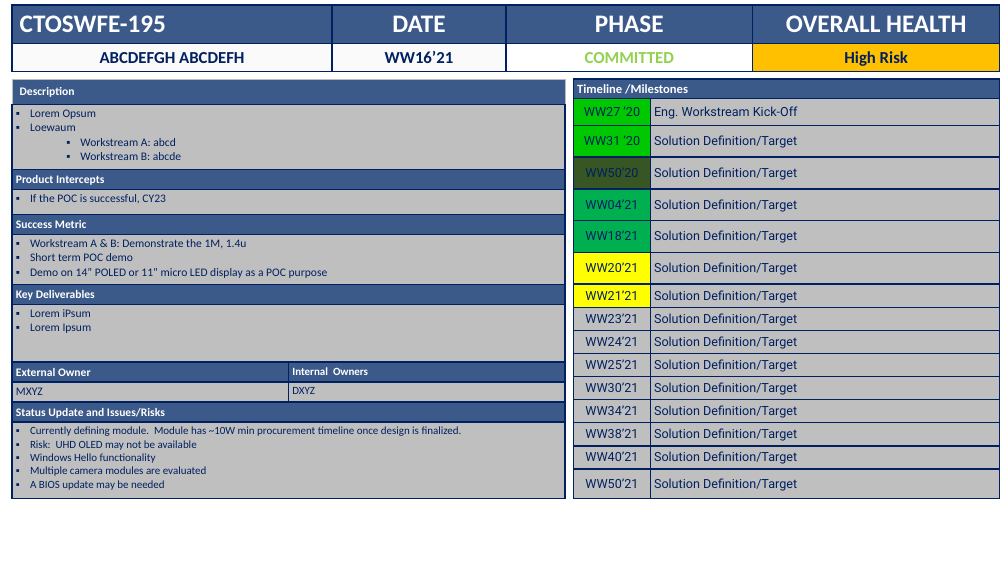
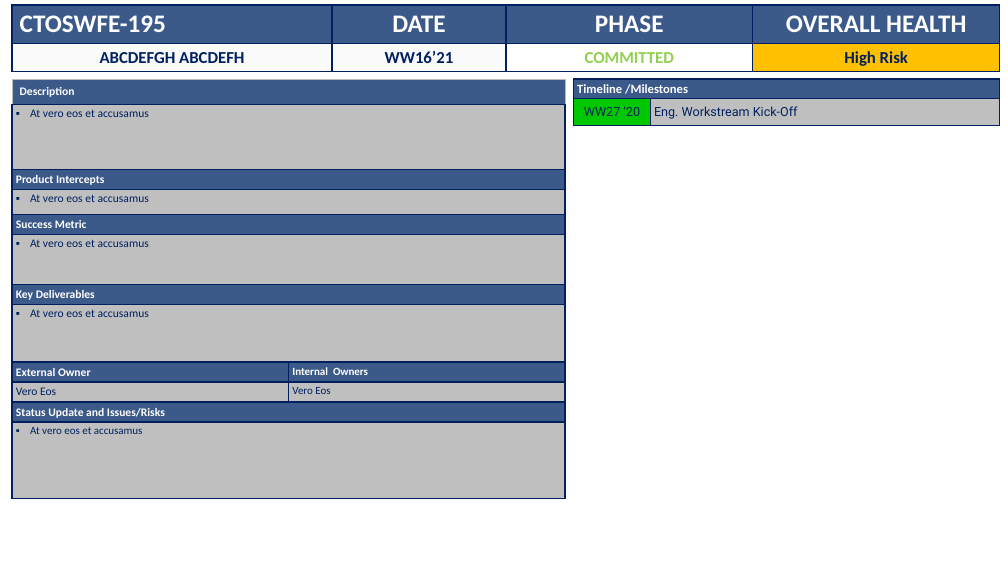
Before and after one commit to NguyenTatNhac/ppt-generator, a slide deck: slide 1 of src/main/resources/Template.pptx. Drawn at 1008x567 pixels with LibreOffice and Linux fonts; fonts in the diff are those of the drawing. Boxes give left, top, right and bottom in pixels: in the first picture for what was removed or moved away, otherwise in the second. Text is boxed around its words. In the diff, an @@ line names an element or a change of style, - is before the commit and + after.

Commit message:
Migrated PXT Summary to the new PPTX Template

```diff
--- a/src/main/resources/Template.pptx
+++ b/src/main/resources/Template.pptx
@@ table at <box>12,79,566,499</box> @@
-row 2, column 1: Lorem Opsum / Loewaum / Workstream A: abcd / Workstream B: abcde
+row 2, column 1: At vero eos et accusamus
-row 4, column 1: If the POC is successful, CY23
+row 4, column 1: At vero eos et accusamus
-row 6, column 1: Workstream A & B: Demonstrate the 1M, 1.4u / Short term POC demo / Demo on 14” POLED or 11” micro LED display as a POC purpose
+row 6, column 1: At vero eos et accusamus
-row 8, column 1: Lorem iPsum / Lorem Ipsum
+row 8, column 1: At vero eos et accusamus
-row 10, column 1: MXYZ
+row 10, column 1: Vero Eos
-row 10, column 2: DXYZ
+row 10, column 2: Vero Eos
-row 12, column 1: Currently defining module. Module has ~10W min procurement timeline once design is finalized. / Risk: UHD OLED may not be available / Windows Hello functionality / Multiple camera modules are evaluated / A BIOS update may be needed
+row 12, column 1: At vero eos et accusamus
@@ table at <box>574,79,1000,126</box> @@
-row 3: WW31 ’20 | Solution Definition/Target
-row 4: WW50’20 | Solution Definition/Target
-row 5: WW04’21 | Solution Definition/Target
-row 6: WW18’21 | Solution Definition/Target
-row 7: WW20’21 | Solution Definition/Target
-row 8: WW21’21 | Solution Definition/Target
-row 9: WW23’21 | Solution Definition/Target
-row 10: WW24’21 | Solution Definition/Target
-row 11: WW25’21 | Solution Definition/Target
-row 12: WW30’21 | Solution Definition/Target
-row 13: WW34’21 | Solution Definition/Target
-row 14: WW38’21 | Solution Definition/Target
-row 15: WW40’21 | Solution Definition/Target
-row 16: WW50’21 | Solution Definition/Target
```
Also in this commit, not shown: 3 other files.
